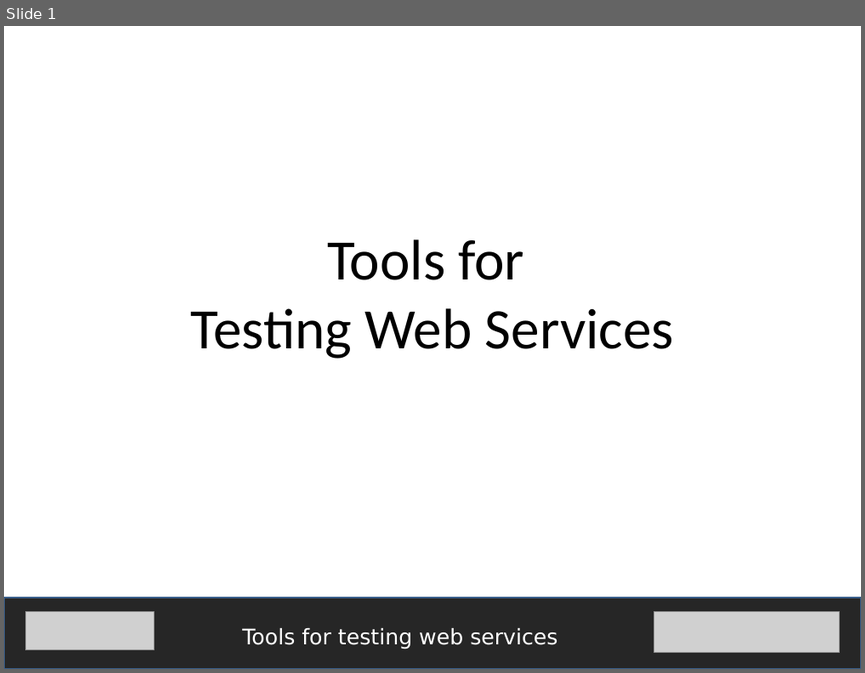
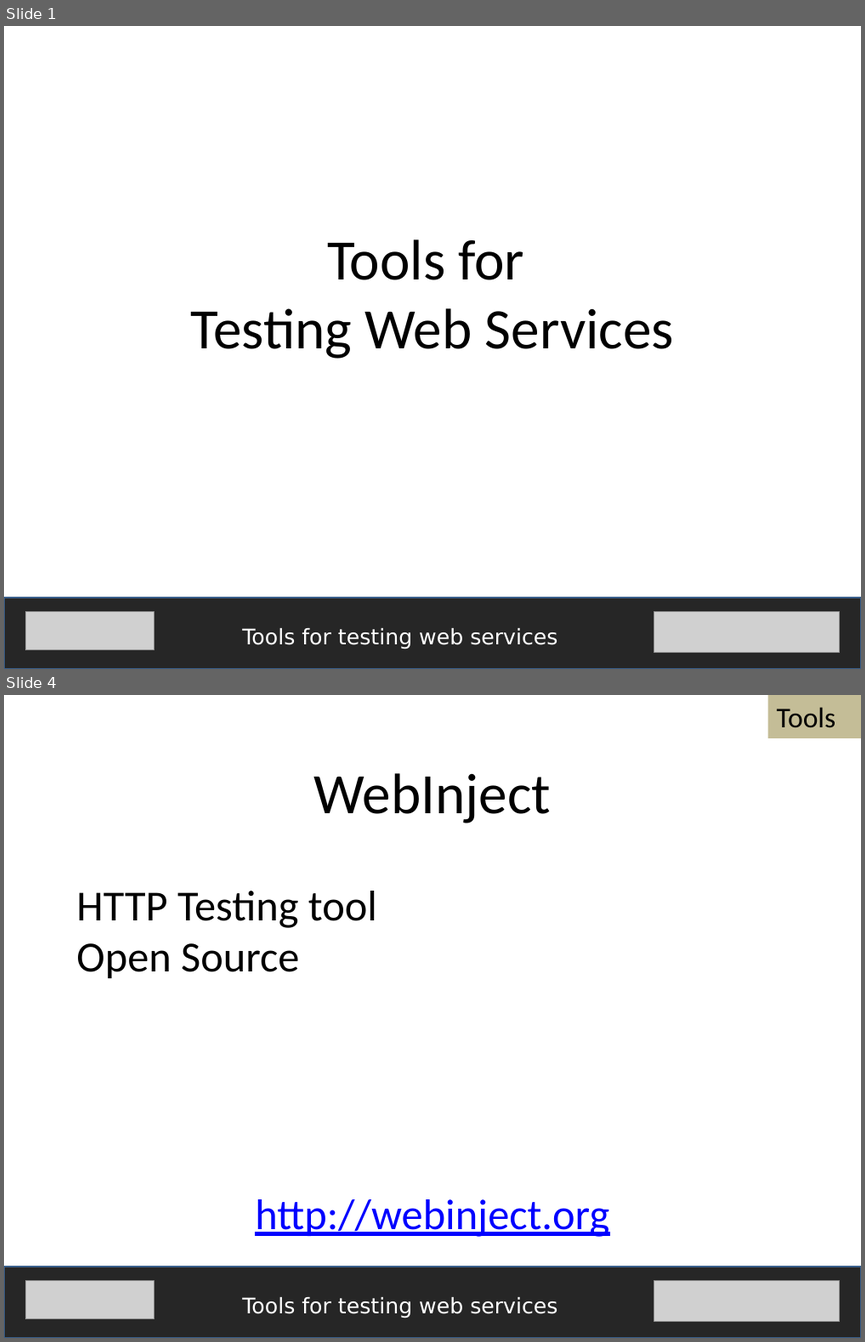
Before and after one commit to fijiaaron/testing-web-apps-and-services, a slide deck: presentations/Tools for testing web services.pptx. Shown one above the other, each under a label of ours: slide 1 before the commit, slides 1 and 4 after it; the slides between them are not shown. The pictures are 865x673 and 865x1342 pixels, drawn with LibreOffice and Linux fonts; fonts in the diff are those of the drawing; grey boxes stand for pictures. Boxes give left, top, right and bottom in pixels: in the first picture for what was removed or moved away, otherwise in the second. Text is boxed around its words. In the diff, an @@ line names an element or a change of style, - is before the commit and + after.

Commit message:
Web services explained and Tools for testing web services presentations are done

```diff
--- a/presentations/Tools for testing web services.pptx
+++ b/presentations/Tools for testing web services.pptx
@@ slide 4 added at [4, 695, 861, 1338], background #FFFFFF @@
@@ rectangle added at [768, 695, 861, 737], fill #C4BD97, 24 pt, text #000000 @@
+Tools
@@ text added at [314, 773, 551, 823], 48 pt, text #000000 @@
+WebInject
@@ text added at [76, 891, 609, 1236], 36 pt, text #000000 @@
+HTTP Testing tool
+Open Source
+http://webinject.org
@@ rectangle added at [4, 1266, 861, 1338], fill #262626, outline #3A5F8C 2 pt @@
@@ picture added at [25, 1280, 154, 1319] @@
@@ picture added at [653, 1280, 840, 1321] @@
@@ text added at [242, 1297, 557, 1318], 18 pt, text #FFFFFF @@
+Tools for testing web services
```
Also in this commit, not shown: 2 slides changed, 5 other slides added, 6 other files.
